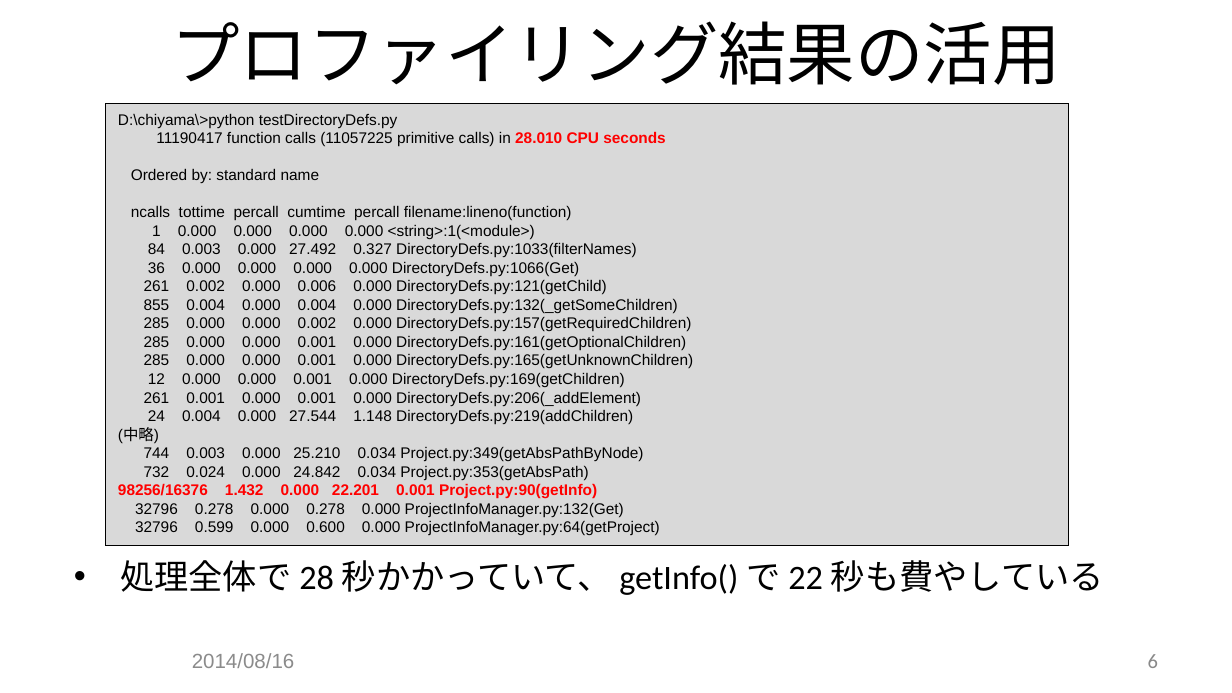
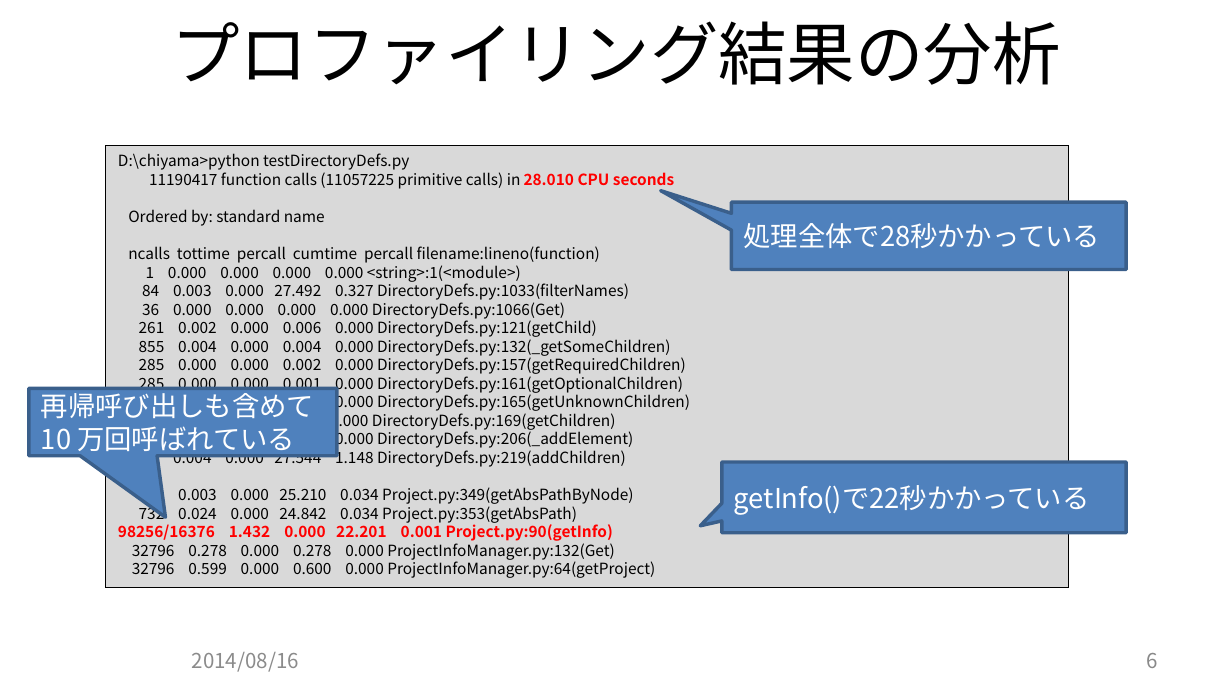
Before and after one commit to JCGS/CEDEC2014, a slide deck: slide 6 of chiyama/2014cedec_chiyama.pptx. Drawn at 1232x693 pixels with LibreOffice and Linux fonts; fonts in the diff are those of the drawing; background and template pictures are left out. Boxes give left, top, right and bottom in pixels: in the first picture for what was removed or moved away, otherwise in the second. Text is boxed around its words. In the diff, an @@ line names an element or a change of style, - is before the commit and + after.

```diff
--- a/chiyama/2014cedec_chiyama.pptx
+++ b/chiyama/2014cedec_chiyama.pptx
@@ title at <box>172,21,1061,85</box>: text changed @@
-プロファイリング結果の活用
+プロファイリング結果の分析
@@ rectangle "D:\chiyama>python testDirectoryDefs.py": place and size @@
-rectangle "D:\chiyama>python testDirectoryDefs.py" at <box>106,103,1068,545</box>
+rectangle "D:\chiyama>python testDirectoryDefs.py" at <box>106,145,1068,586</box>
@@ text in rectangle at <box>118,153,409,170</box>: text changed; font Arial to Noto Sans CJK JP @@
-D:\chiyama\>python testDirectoryDefs.py
+D:\chiyama>python testDirectoryDefs.py
@@ text in rectangle at <box>118,172,690,578</box>: font Arial to Noto Sans CJK JP @@
@@ speech box added at <box>732,202,1126,270</box>, fill #4F81BD, outline #3A5F8C 2 pt, 16 pt, text #FFFFFF @@
+処理全体で28秒かかっている
@@ speech box added at <box>28,388,336,456</box>, fill #4F81BD, outline #3A5F8C 2 pt, 16 pt, text #FFFFFF @@
+再帰呼び出しも含めて10 万回呼ばれている
@@ speech box added at <box>722,462,1126,532</box>, fill #4F81BD, outline #3A5F8C 2 pt, 16 pt, text #FFFFFF @@
+getInfo()で22秒かかっている
@@ text removed at <box>120,560,1104,595</box> @@
-• 処理全体で 28 秒かかっていて、 getInfo() で 22 秒も費やしている
@@ text "2014/08/16" at <box>192,652,299,672</box>: font Arial to Noto Sans CJK JP @@
@@ page number at <box>1147,653,1158,668</box>: font Calibri to Noto Sans CJK JP @@
```
Also in this commit, not shown: 9 other slides changed, 2 slides added.
